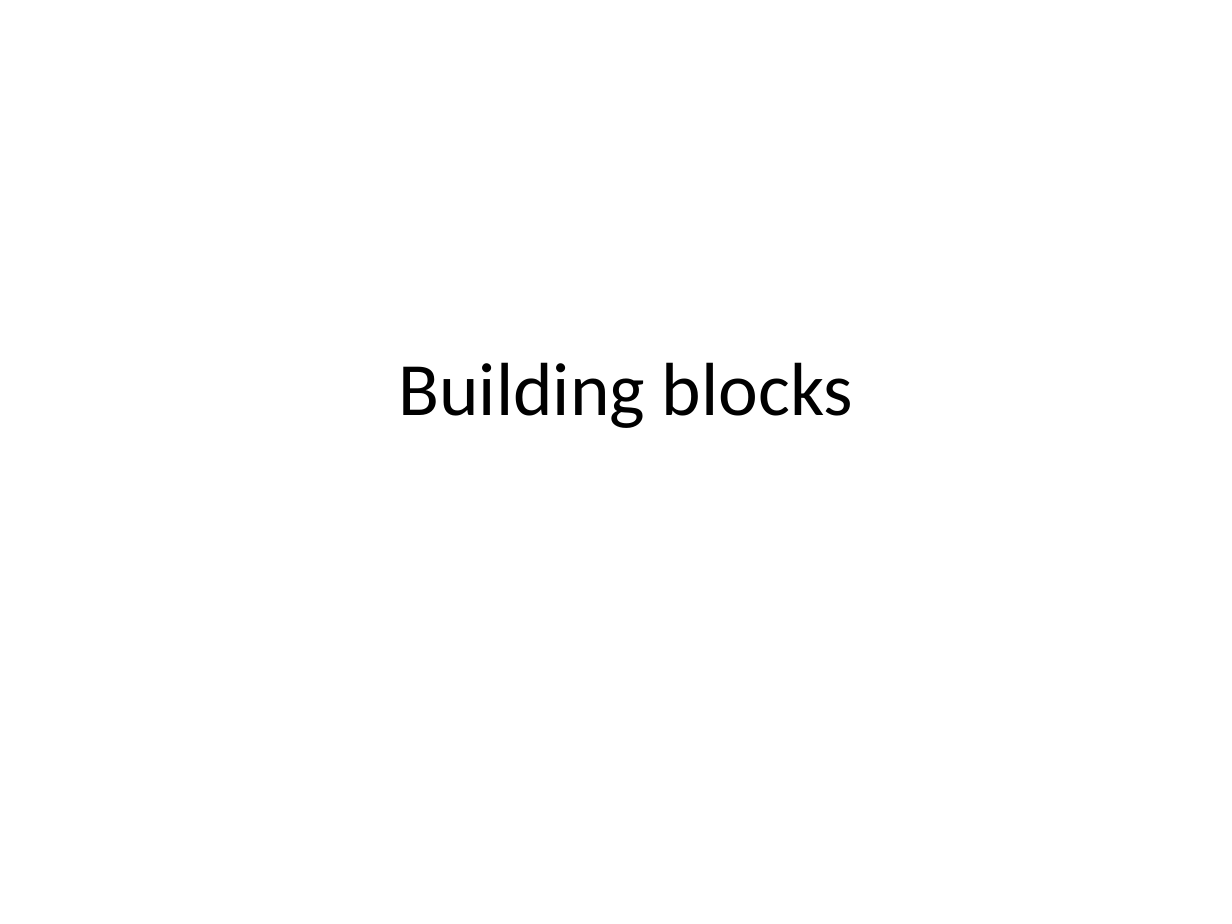
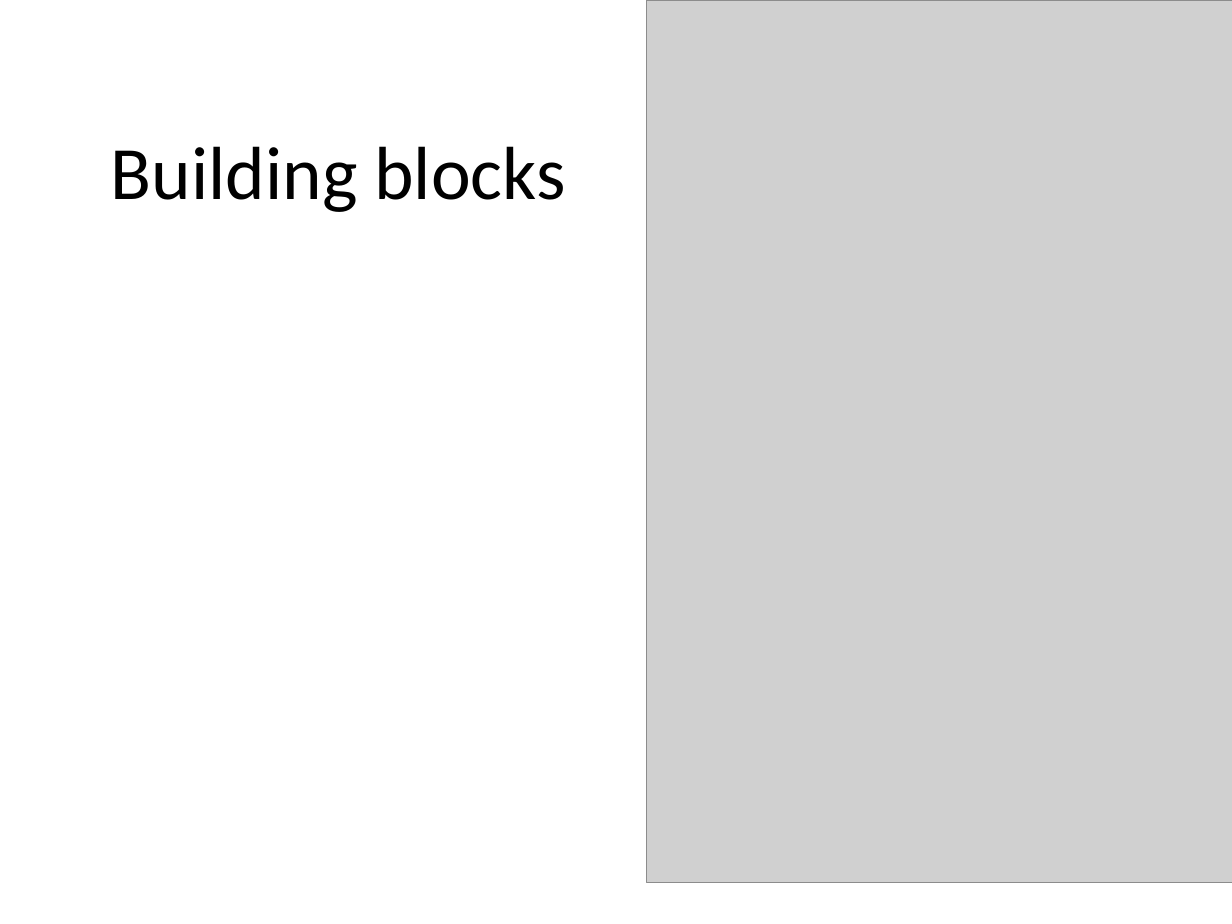
Before and after one commit to arturtv/dddpresentation, a slide deck: slide 14 of Domain-DrivenDesign.A.Trosin.pptx. Drawn at 1232x924 pixels with LibreOffice and Linux fonts; fonts in the diff are those of the drawing; grey boxes stand for pictures. Boxes give left, top, right and bottom in pixels: in the first picture for what was removed or moved away, otherwise in the second. Text is boxed around its words. In the diff, an @@ line names an element or a change of style, - is before the commit and + after.

```diff
--- a/Domain-DrivenDesign.A.Trosin.pptx
+++ b/Domain-DrivenDesign.A.Trosin.pptx
@@ picture added at (x1=647, y1=0, x2=1232, y2=883) @@
@@ title "Building blocks" moved from (x1=398, y1=362, x2=853, y2=428) to (x1=111, y1=146, x2=565, y2=212) @@
```
Also in this commit, not shown: 5 other slides changed.
